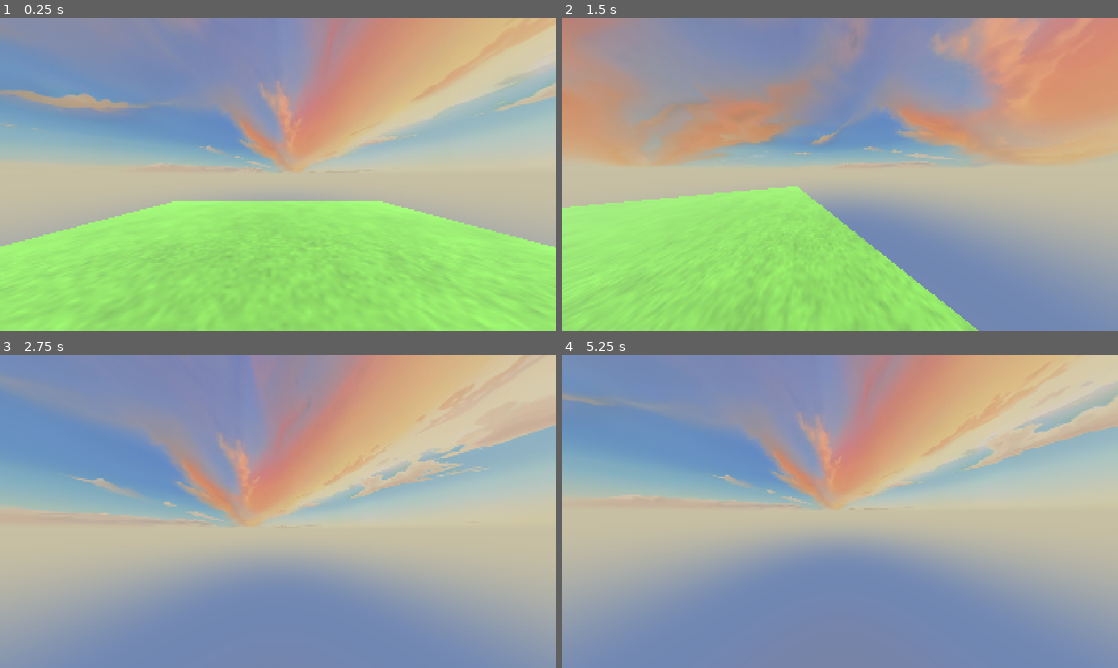
Above: before the commit, frames 1-4 (two rows, left to right).
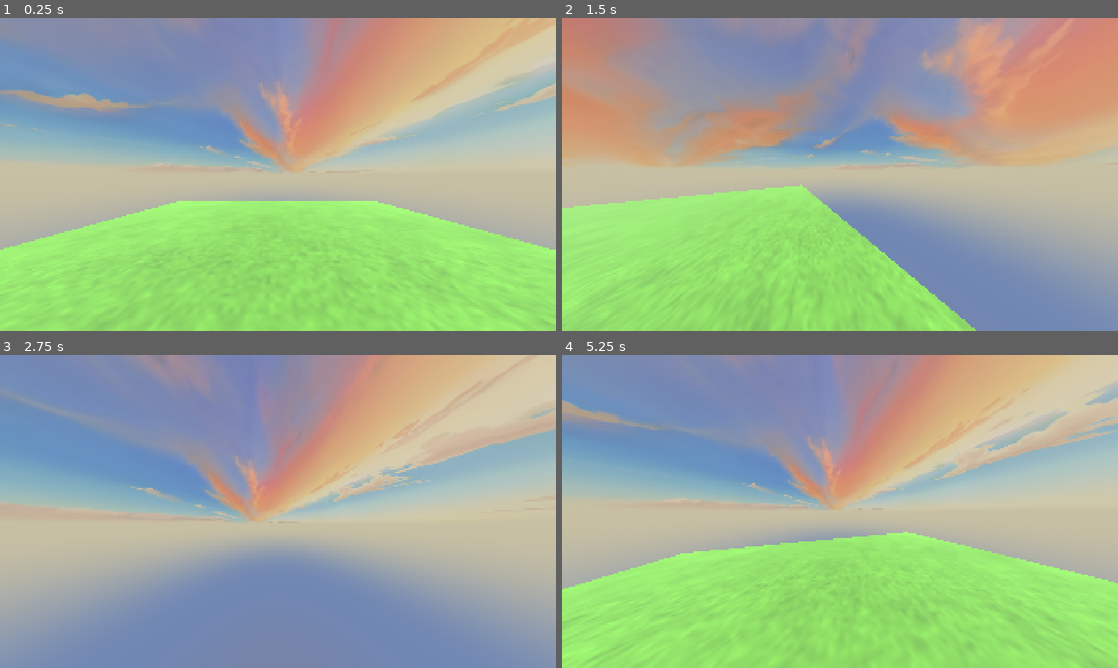
Above: after the commit, the same moments.

Repository: blockersiontko/3d-movement
Game: Godot game, scene res://scenes/main_scene.tscn
Same seed, same stepped clock (60 frames per second), same inputs: the game is played once before the commit and once after it.
Inputs (mouse positions are in pixels of both pictures, inside the frame that each line leads up to):
- Up to frame 1 (0.25 s): no input
- Up to frame 2 (1.5 s): tap Enter at 0.5 s; move the mouse to (867, 174) at 0.52 s; hold Shift (Sprint) 0.53-1.28 s; hold W (Forward) from 0.53 s (still down); tap Space (Jump) at 0.77 s; move the mouse to (812, 174) at 1.27 s; tap Shift (Sprint) at 1.35 s
- Up to frame 3 (2.75 s): keep holding W (Forward); tap Space (Jump) at 1.52 s; move the mouse to (289, 505) at 2.02 s; hold Shift (Sprint) from 2.03 s (still down)
- Up to frame 4 (5.25 s): keep holding W (Forward); tap Space (Jump) at 2.75, 3.02, 3.77, 4.52 s; move the mouse to (834, 517) at 2.77 s; release Shift (Sprint) at 2.78 s; tap Shift (Sprint) at 2.85, 4.35 s; move the mouse to (878, 514) at 3.52 s; hold Shift (Sprint) 3.53-4.28 s; tap Enter at 4.25 s; move the mouse to (795, 508) at 4.27 s; move the mouse to (845, 511) at 5.02 s; hold Shift (Sprint) from 5.03 s (still down)

The runs differ from the first frame. In frame 1, 0.7% of the frame differs, in the area x 0-100%, y 58-100%; in frame 2, 7.3%; in frame 3, 6.2%; in frame 4, 40%, in the area x 0-100%, y 0-100%.

Commit message:
Added crosshair and respawn

Diff:
--- /dev/null
+++ b/scenes/crosshair.tscn
@@ -0,0 +1,29 @@
+[gd_scene format=3 uid="uid://ppexqimckbub"]
+
+[ext_resource type="Texture2D" uid="uid://b2utbrmrucuyx" path="res://textures/crosshair/crosshair.png" id="1_6blvt"]
+[ext_resource type="Script" uid="uid://bnlxro4mmkhhu" path="res://scripts/crosshair_control.gd" id="1_norqy"]
+
+[node name="Crosshair" type="Control" unique_id=813699421]
+layout_mode = 3
+anchors_preset = 0
+offset_right = 40.0
+offset_bottom = 40.0
+mouse_filter = 2
+script = ExtResource("1_norqy")
+
+[node name="Texture" type="TextureRect" parent="." unique_id=1279514098]
+texture_filter = 1
+layout_mode = 1
+anchors_preset = 8
+anchor_left = 0.5
+anchor_top = 0.5
+anchor_right = 0.5
+anchor_bottom = 0.5
+offset_left = -20.0
+offset_top = -20.0
+offset_right = 20.0
+offset_bottom = 20.0
+grow_horizontal = 2
+grow_vertical = 2
+texture = ExtResource("1_6blvt")
+stretch_mode = 3
--- a/scenes/player.tscn
+++ b/scenes/player.tscn
@@ -1,6 +1,7 @@
 [gd_scene format=3 uid="uid://mtwq31oke8kt"]
 
 [ext_resource type="Script" uid="uid://d0tqpx5djnrxq" path="res://scripts/player.gd" id="1_3vyb7"]
+[ext_resource type="PackedScene" uid="uid://ppexqimckbub" path="res://scenes/crosshair.tscn" id="2_g2els"]
 
 [sub_resource type="CapsuleShape3D" id="CapsuleShape3D_g4v7s"]
 
@@ -15,8 +16,12 @@
 [node name="MeshInstance3D" type="MeshInstance3D" parent="." unique_id=2064441323]
 mesh = SubResource("CapsuleMesh_yf5fn")
 
+[node name="UI" type="CanvasLayer" parent="." unique_id=67367189]
+
+[node name="Crosshair" parent="UI" unique_id=813699421 instance=ExtResource("2_g2els")]
+
 [node name="Head" type="Node3D" parent="." unique_id=163902683]
 
 [node name="Camera3D" type="Camera3D" parent="Head" unique_id=619574980]
-transform = Transform3D(1, 0, 0, 0, 1, 0, 0, 0, 1, 0.00024414063, 0.75656545, -0.58630407)
+transform = Transform3D(1, 0, 0, 0, 1, 0, 0, 0, 1, 0.00024414063, 0.82660306, -0.6342956)
 fov = 120.0
--- /dev/null
+++ b/scripts/crosshair_control.gd
@@ -0,0 +1,8 @@
+extends Control
+
+@onready var crosshair: TextureRect = $Texture
+
+
+func _ready():
+	crosshair.set_anchors_and_offsets_preset(Control.PRESET_CENTER)
+	crosshair.position = Vector2(get_viewport_rect().size.x / 2, get_viewport_rect().size.y / 2)
--- a/scripts/player.gd
+++ b/scripts/player.gd
@@ -1,5 +1,4 @@
 extends CharacterBody3D
-
 
 const ACCELERATION = 45.0
 const DECELERATION = 20.0
@@ -19,10 +18,19 @@
 @onready var head = $Head
 @onready var camera = $Head/Camera3D
 
+@export_range(50.0, 120.0, 1.0) var normal_fov: float = 120.0
+@export var sprint_fov_bonus: float = 15.0
+@export var fov_transition_speed: float = 8.0
+
+var checkpoint_position: Vector3
+var respawn_height: float = -50.0
+
 
 func _ready() -> void:
+	checkpoint_position = global_position
 	Input.mouse_mode = Input.MOUSE_MODE_CAPTURED
 	camera_start_pos = camera.position
+	camera.fov = normal_fov
 
 
 func _process(_delta: float) -> void:
@@ -38,6 +46,10 @@
 
 
 func _physics_process(delta: float) -> void:
+
+	if global_position.y < respawn_height:
+		respawn()
+
 	if not is_on_floor():
 		velocity.y -= gravity * delta
 
@@ -48,9 +60,11 @@
 	var direction: Vector3 = (head.transform.basis * Vector3(input_dir.x, 0, input_dir.y)).normalized()
 
 	var current_speed = SPEED
+	var target_fov = normal_fov
 
 	if Input.is_action_pressed("Sprint"):
 		current_speed = SPRINT_SPEED
+		target_fov = normal_fov + sprint_fov_bonus
 
 	if direction:
 		velocity.x = move_toward(velocity.x, direction.x * current_speed, ACCELERATION * delta)
@@ -62,6 +76,8 @@
 	# HEAD BOB
 	t_bob += delta * Vector2(velocity.x, velocity.z).length() * float(is_on_floor())
 	camera.position = camera_start_pos + _headbob(t_bob)
+
+	camera.fov = lerp(camera.fov, target_fov, fov_transition_speed * delta)
 
 	move_and_slide()
 
@@ -75,6 +91,11 @@
 		Input.mouse_mode = Input.MOUSE_MODE_CAPTURED
 
 
+func respawn():
+	global_position = checkpoint_position
+	velocity = Vector3.ZERO
+
+
 func _headbob(time: float) -> Vector3:
 	var pos = Vector3.ZERO
 	pos.y = sin(time * BOB_FREQUENCY) * BOB_AMPLITUDE
Not shown, added: scripts/crosshair_control.gd.uid
Binary file added: textures/crosshair/crosshair.png
Not shown, added: textures/crosshair/crosshair.png.import
